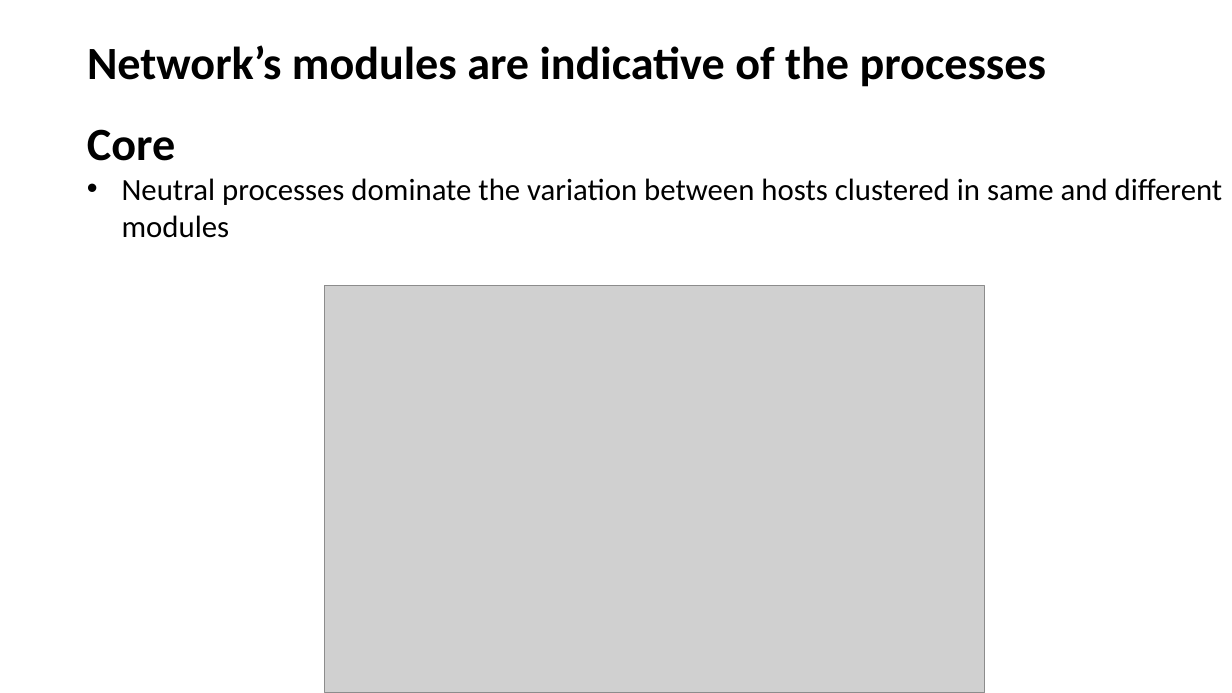
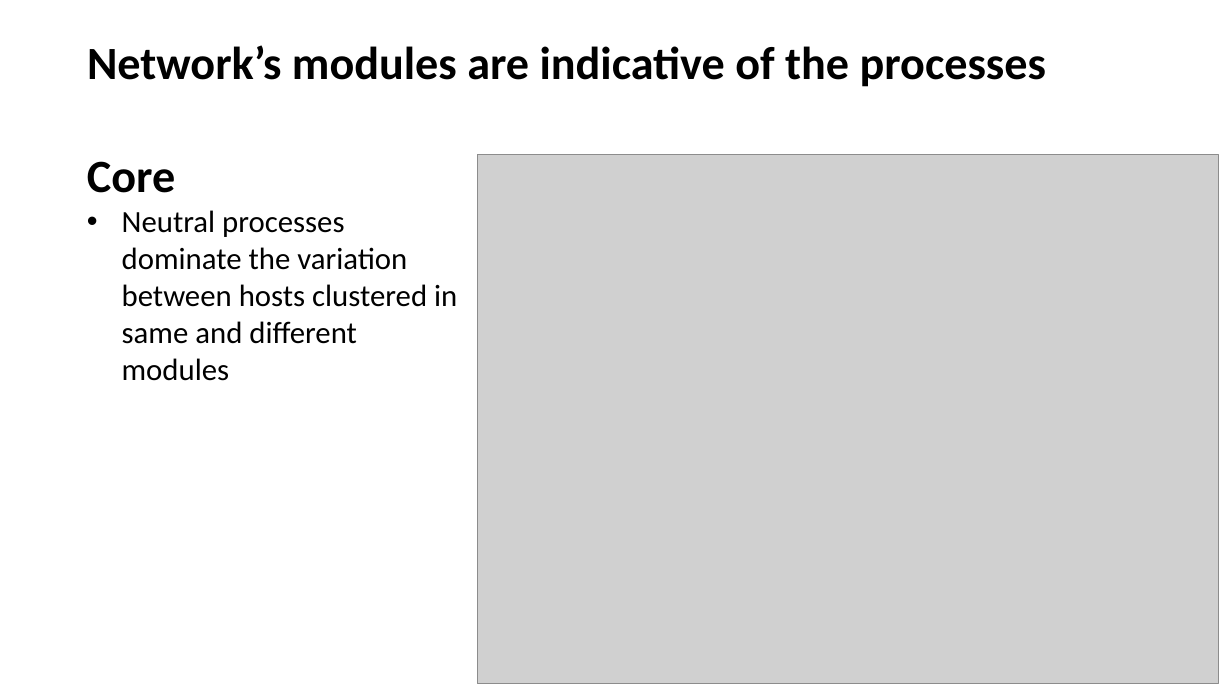
Before and after one commit to Ecological-Complexity-Lab/Microbiome_Structure_Madagascar, a slide deck: slide 21 of presentations/project story.pptx (slide 20 before the commit). Drawn at 1232x693 pixels with LibreOffice and Linux fonts; fonts in the diff are those of the drawing; grey boxes stand for pictures. Boxes give left, top, right and bottom in pixels: in the first picture for what was removed or moved away, otherwise in the second. Text is boxed around its words. In the diff, an @@ line names an element or a change of style, - is before the commit and + after.

```diff
--- a/presentations/project story.pptx
+++ b/presentations/project story.pptx
@@ text "Core" rewrapped from box(87, 129, 1223, 238) to box(87, 161, 457, 381) @@
@@ picture added at box(477, 154, 1218, 684) @@
@@ picture removed at box(325, 286, 985, 693) @@
```
Also in this commit, not shown: 12 other slides changed, 3 slides added, 10 slides removed, 1 other file.
